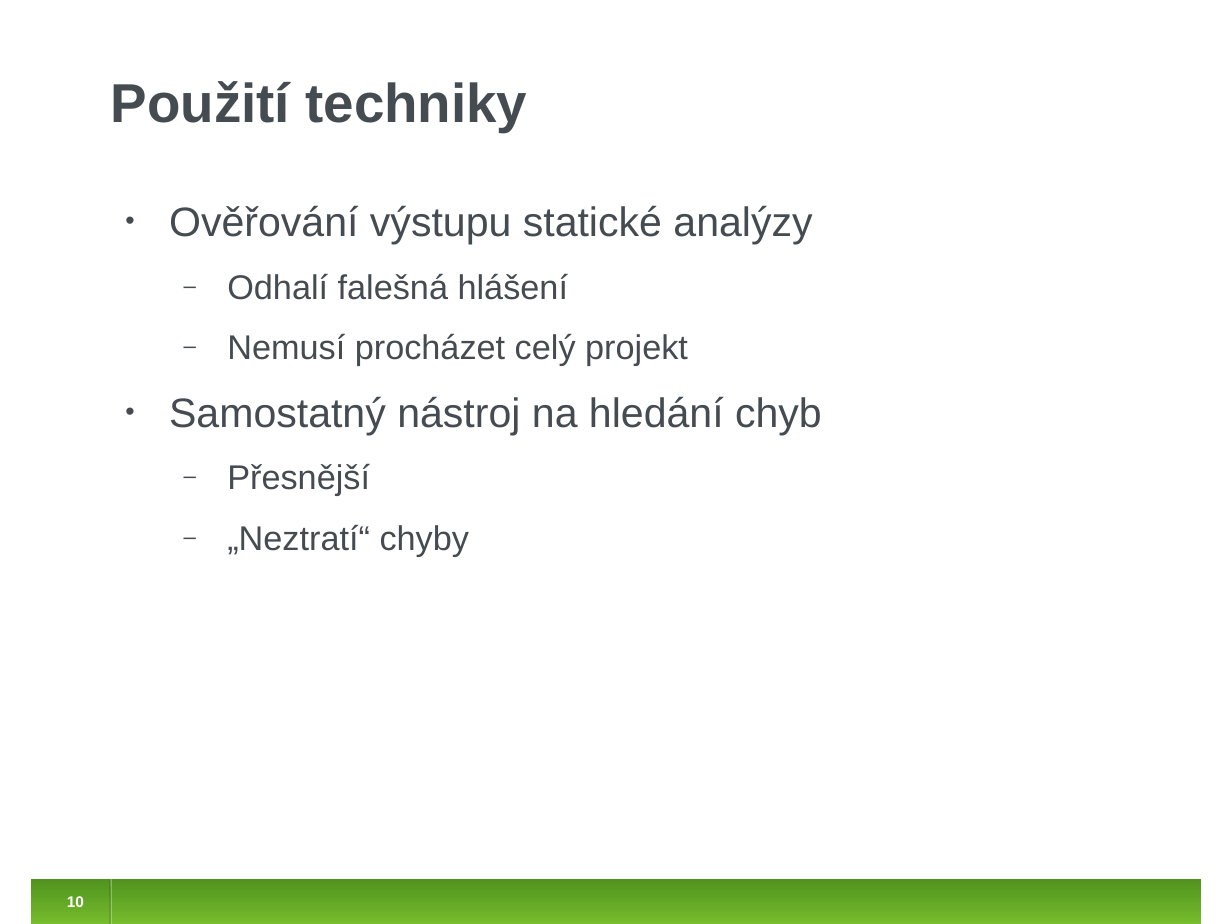
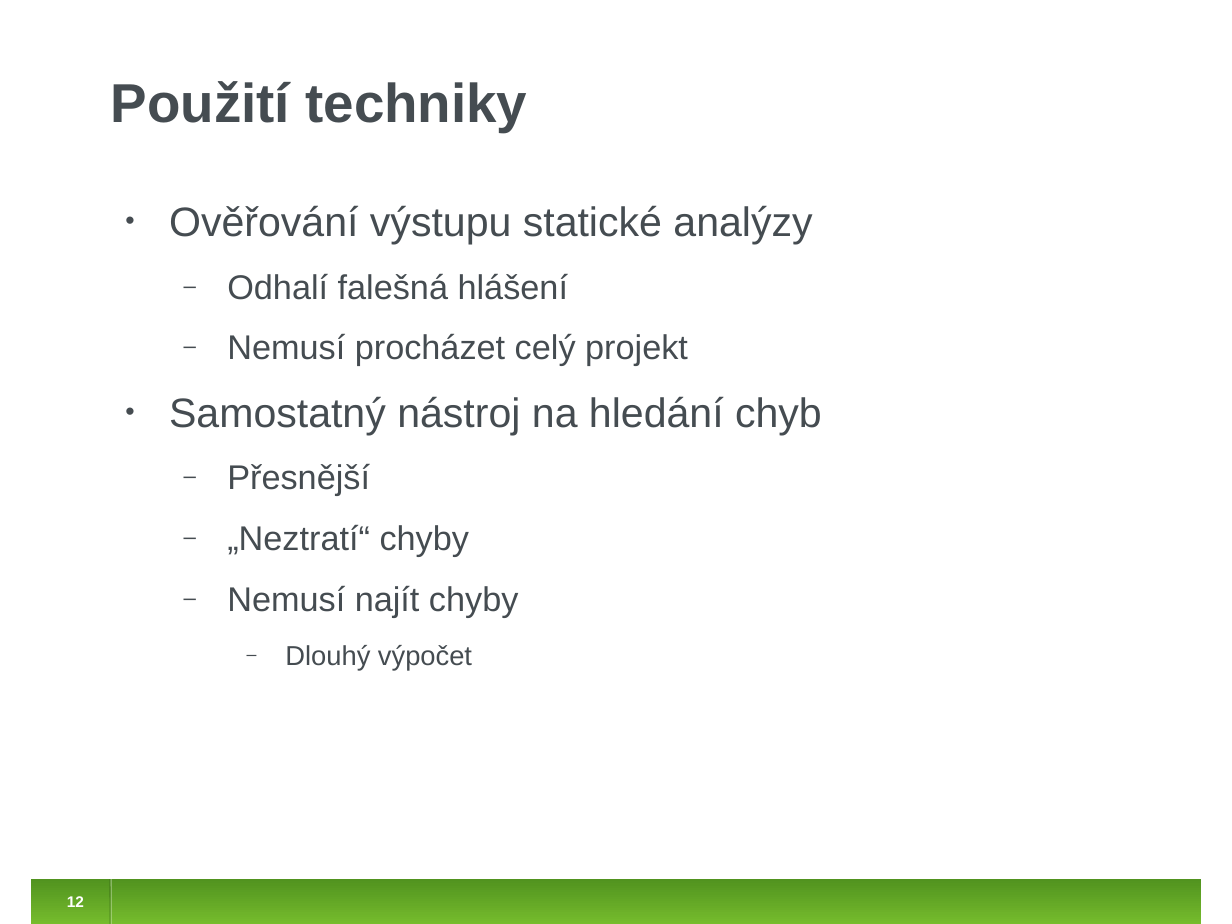
Before and after one commit to jirislaby/writings, a slide deck: slide 12 of presentations/stanse_prase.odp (slide 10 before the commit). Drawn at 1232x924 pixels with LibreOffice and Linux fonts; fonts in the diff are those of the drawing. Boxes give left, top, right and bottom in pixels: in the first picture for what was removed or moved away, otherwise in the second. Text is boxed around its words. In the diff, an @@ line names an element or a change of style, - is before the commit and + after.

```diff
--- a/presentations/stanse_prase.odp
+++ b/presentations/stanse_prase.odp
@@ text at [227,585,519,670]: paragraphs added @@
+  ‒ Nemusí najít chyby
+    ‒ Dlouhý výpočet
@@ page number at [67,896,84,907]: text changed @@
-10
+12
```
Also in this commit, not shown: 9 other slides changed, 5 slides added, 3 slides removed.
